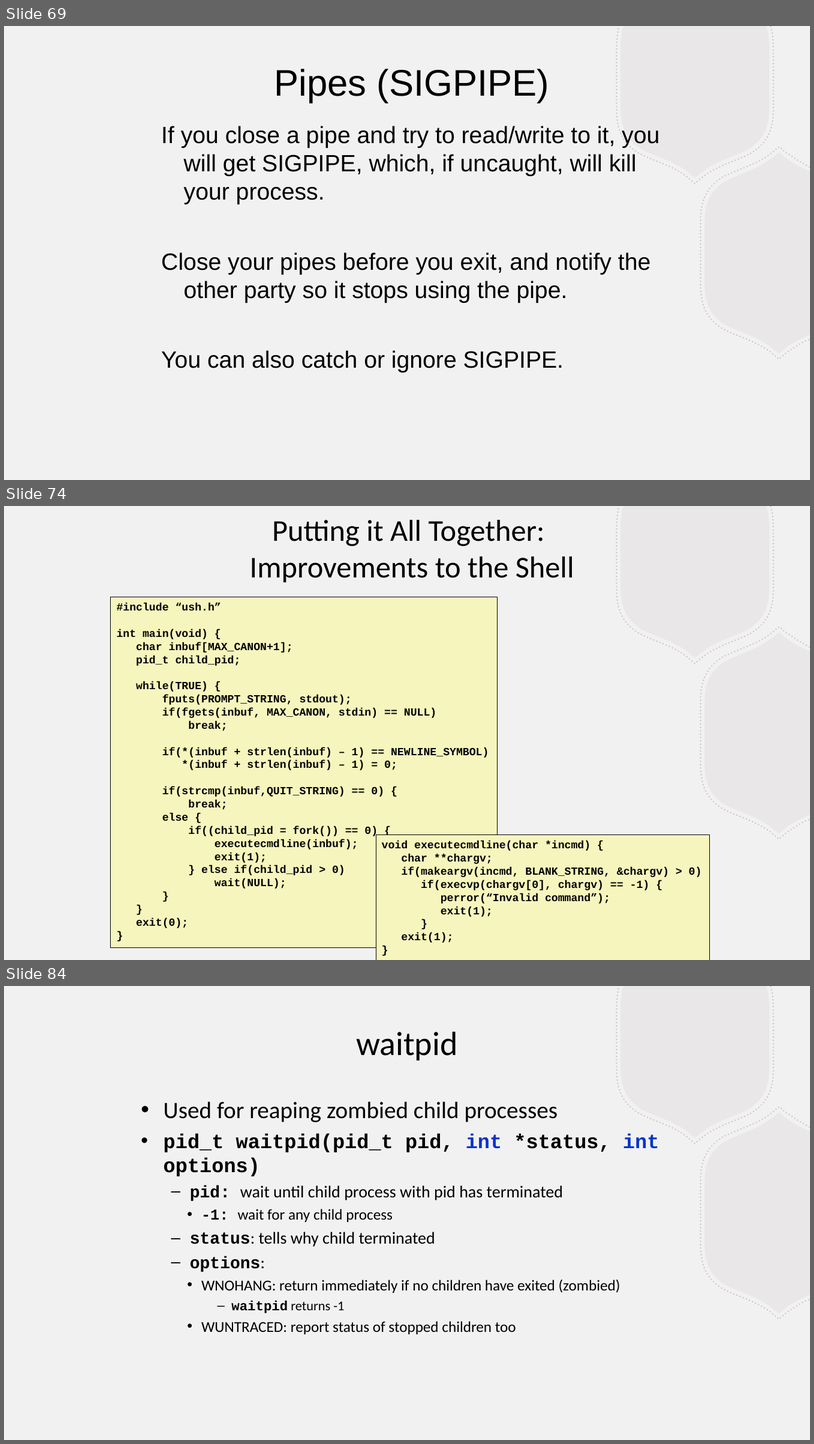
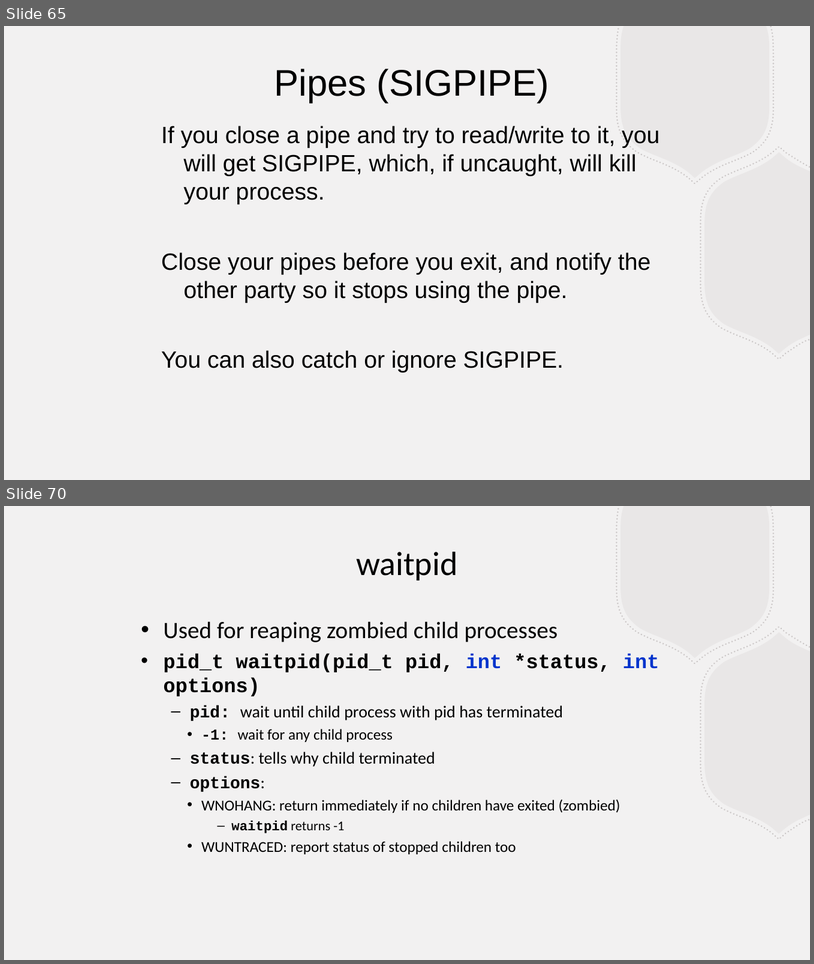
Before and after one commit to BillJr99/Ursinus-CS376, a slide deck: files/lectures/shellipc.pptx. Shown one above the other, each under a label of ours: slides 69, 74 and 84 before the commit, slides 65 and 70 after it; the slides between them are not shown. The pictures are 814x1444 and 814x964 pixels, drawn with LibreOffice and Linux fonts; fonts in the diff are those of the drawing. Boxes give left, top, right and bottom in pixels: in the first picture for what was removed or moved away, otherwise in the second. Text is boxed around its words. In the diff, an @@ line names an element or a change of style, - is before the commit and + after.

```diff
--- a/files/lectures/shellipc.pptx
+++ b/files/lectures/shellipc.pptx
@@ slide 74 removed at (x1=4, y1=506, x2=810, y2=960), background #F2F1F1; not listed: 4 template elements that a slide beside it also shows @@
@@ text removed at (x1=250, y1=520, x2=575, y2=582) @@
-Putting it All Together:
-Improvements to the Shell
@@ rectangle removed at (x1=110, y1=597, x2=497, y2=947) @@
-#include “ush.h”
-int main(void) {
-char inbuf[MAX_CANON+1];
-pid_t child_pid;
-while(TRUE) {
-fputs(PROMPT_STRING, stdout);
-if(fgets(inbuf, MAX_CANON, stdin) == NULL)
-break;
-if(*(inbuf + strlen(inbuf) – 1) == NEWLINE_SYMBOL)
-*(inbuf + strlen(inbuf) – 1) = 0;
-if(strcmp(inbuf,QUIT_STRING) == 0) {
-break;
-else {
-if((child_pid = fork()) == 0) {
-executecmdline(inbuf);
-exit(1);
-} else if(child_pid > 0)
-wait(NULL);
-}
-}
-exit(0);
-}
@@ rectangle removed at (x1=376, y1=834, x2=710, y2=960) @@
-void executecmdline(char *incmd) {
-char **chargv;
-if(makeargv(incmd, BLANK_STRING, &chargv) > 0)
-if(execvp(chargv[0], chargv) == -1) {
-perror(“Invalid command”);
-exit(1);
-}
-exit(1);
-}
@@ what was slide 69 is now slide 65 @@
@@ what was slide 84 is now slide 70 @@
```
Also in this commit, not shown: 5 slides changed, 1 slide added, 15 other slides removed.
